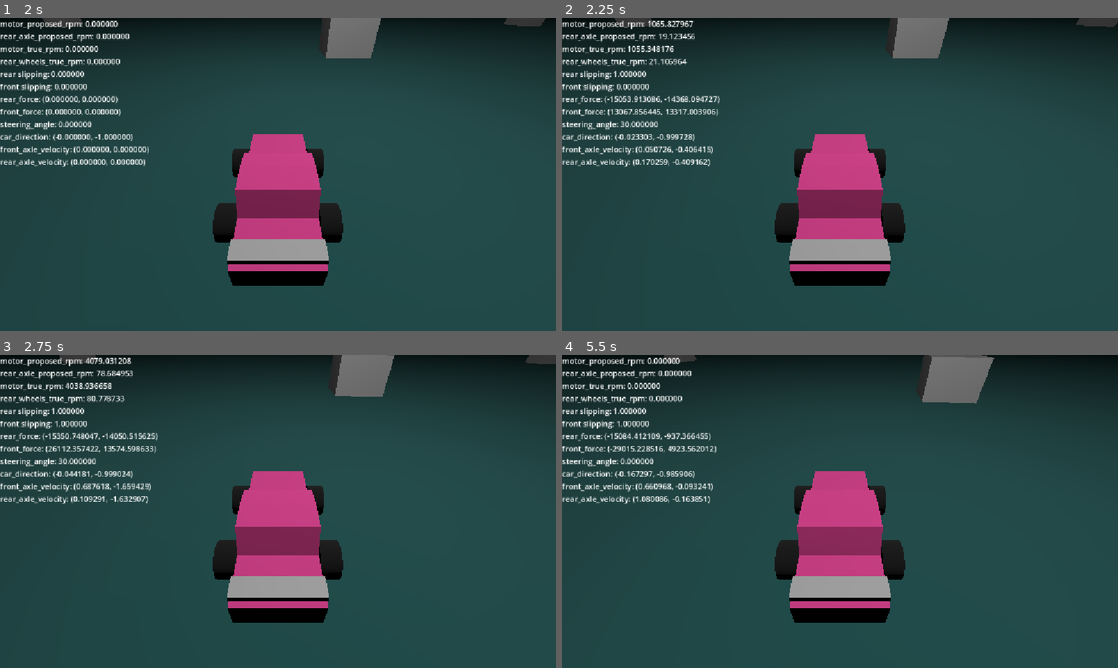
Above: before the commit, frames 1-4 (two rows, left to right).
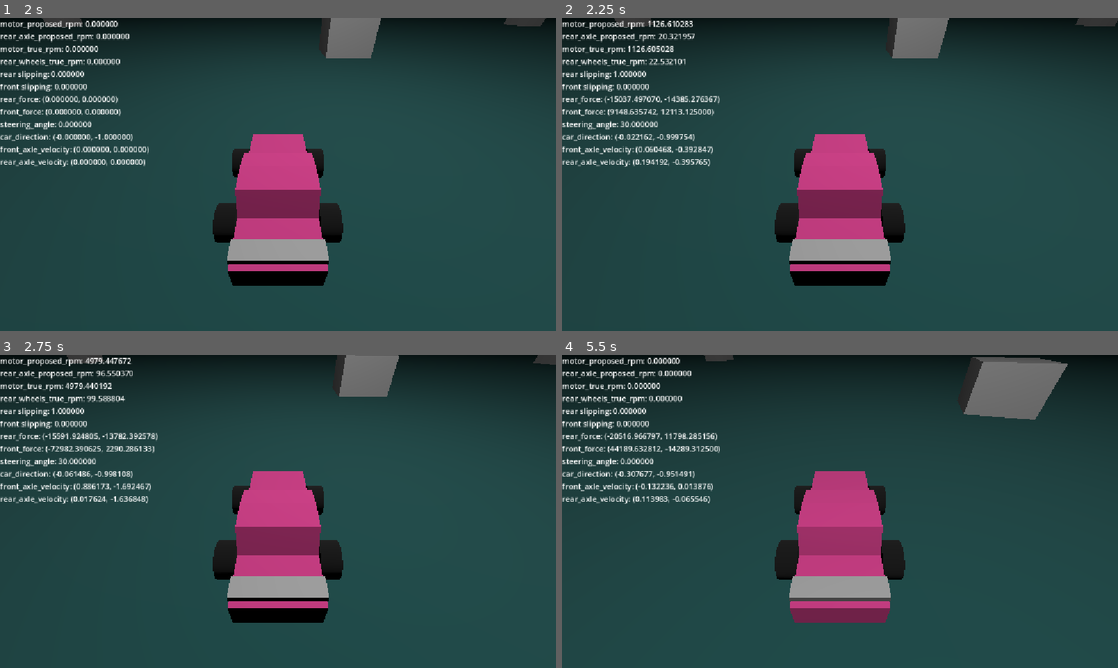
Above: after the commit, the same moments.

Repository: FlameFreezer/170.3
Game: Godot game, scene res://scenes/drive_test_chamber.tscn
Same seed, same stepped clock (60 frames per second), same inputs: the game is played once before the commit and once after it. This scene is started directly instead of the project's main scene.
Inputs:
- Up to frame 1 (2 s): hold D (steer right) 0.53-1.28 s; hold Shift (clutch) 0.53-1.28 s; tap Enter at 1.25 s; hold Q (downshift) from 1.28 s (still down); tap Shift (clutch) at 1.35 s
- Up to frame 2 (2.25 s): tap Space (handbrake) at 2 s; release Q (downshift) at 2.03 s; hold D (steer right) from 2.03 s (still down); hold W (throttle) from 2.03 s (still down)
- Up to frame 3 (2.75 s): keep holding D (steer right); keep holding W (throttle); tap Shift (clutch) at 2.3 s
- Up to frame 4 (5.5 s): release D (steer right) at 2.78 s; release W (throttle) at 2.78 s; hold E (upshift) 2.78-3.53 s; tap Shift (clutch) at 2.85, 4.55 s; hold Shift (clutch) 3.53-4.28 s; hold A (steer left) 3.53-5.03 s; tap W (throttle) at 4.35 s; hold Q (downshift) from 5.03 s (still down); hold Shift (clutch) from 5.03 s (still down)

Frame 1 is identical in both runs. In frame 2, 0.9% of the frame differs, in the area x 8-100%, y 0-47%; in frame 3, 1.3%; in frame 4, 6.0%, in the area x 8-91%, y 0-86%.

Commit message:
Tested _get_ideal_rpm and fixed algorithm accordingly

Diff:
--- a/Scripts/Car/transmission.gd
+++ b/Scripts/Car/transmission.gd
@@ -37,7 +37,7 @@
 	var motor_new_rpm : float = motor_proposed_rpm
 	var rear_axle_new_rpm : float = rear_axle_proposed_rpm
 	if _clutch_state != 1.0:
-		var ideal_rpm := _get_ideal_rpm(motor_proposed_rpm, rear_axle_proposed_rpm, motor, rear_axle)
+		var ideal_rpm := _get_ideal_rpm(motor_proposed_rpm, rear_axle_proposed_rpm, motor.flywheel_weight, rear_axle.wheel_diameter / 2.0, rear_axle.adjusted_wheel_mass)
 		## The percentage of force that the clutch is actually able to apply to the motor and rear axle
 		motor_new_rpm = lerpf(motor.true_rpm, ideal_rpm, 1.0 - _clutch_state)
 		rear_axle_new_rpm = lerpf(rear_axle.true_rpm, ideal_rpm * gear_ratios[current_gear_ratio_index], 1.0 - _clutch_state)
@@ -45,18 +45,15 @@
 	rear_axle.set_true_rpm(rear_axle_new_rpm)
 
 ## Checks the kinetic energy of the system to find out how fast the motor flywheel should be spinning at the end of this frame
-func _get_ideal_rpm(motor_proposed_rpm: float, rear_axle_proposed_rpm: float, motor: Motor, rear_axle: RearAxle) -> float:
-	## Amount of energy the motor would have next frame
-	var ke_motor_proposed := utils.kinetic_energy(motor_proposed_rpm, motor.flywheel_weight)
-	## Amount of energy the rear axle would have next frame
-	var ke_rear_axle_proposed := utils.kinetic_energy(rear_axle_proposed_rpm * rear_axle.wheel_diameter / 2.0, rear_axle.adjusted_wheel_mass) * 2
-	## Actual amount of energy the motor has this frame
-	var ke_motor := utils.kinetic_energy(motor.true_rpm, motor.flywheel_weight)
-	## Amount of energy the motor can add or subtract the system
-	var work_motor := ke_motor_proposed - ke_motor
-	## Amount of energy currently in the system
-	var ke_system := ke_motor + ke_rear_axle_proposed + work_motor
-	var weight_sum := motor.flywheel_weight + rear_axle.adjusted_wheel_mass * gear_ratios[current_gear_ratio_index]
-
+func _get_ideal_rpm(motor_proposed_rpm: float, rear_axle_proposed_rpm: float, motor_flywheel_weight: float, rear_axle_wheel_radius: float, rear_axle_wheel_mass: float) -> float:
+	## Amount of energy the motor can generate
+	var ke_motor_proposed := utils.kinetic_energy(motor_proposed_rpm, motor_flywheel_weight)
+	## Amount of energy the rear axle would have if unimpeded
+	var ke_rear_axle_proposed := utils.kinetic_energy(rear_axle_proposed_rpm * rear_axle_wheel_radius, rear_axle_wheel_mass) * 2.0
+	## Amount of energy the system has available
+	var ke_system := ke_rear_axle_proposed + ke_motor_proposed
+	## Weights of constituent parts adjusted for factors
+	var weight_sum := motor_flywheel_weight + rear_axle_wheel_mass * 2.0 * pow(gear_ratios[current_gear_ratio_index], 2) * pow(rear_axle_wheel_radius, 2)
+	## Solve conservation of energy for ideal rpm
 	var ideal_rpm := sqrt(2.0 * ke_system / weight_sum)
 	return ideal_rpm
--- a/Scripts/Debug/transmission_tester.gd
+++ b/Scripts/Debug/transmission_tester.gd
@@ -36,6 +36,12 @@
 		test_pass = test_update_clutch_state()
 	if test_pass:
 		msg = utils.get_test_passed_str(test_update_clutch_state)
+		print(msg)
+		_log_file.store_string(msg)
+	if test_pass:
+		test_pass = test_get_ideal_rpm()
+	if test_pass:
+		msg = utils.get_test_passed_str(test_get_ideal_rpm)
 		print(msg)
 		_log_file.store_string(msg)
 	return test_pass
@@ -121,3 +127,56 @@
 		_log_file.store_string(errmsg)
 		return false
 	return true
+
+func test_get_ideal_rpm() -> bool:
+	# Dummy case
+	var old_ratio: float = transmission.gear_ratios[transmission.current_gear_ratio_index]
+	transmission.gear_ratios[transmission.current_gear_ratio_index] = 1.0
+	var ideal_rpm: float = transmission._get_ideal_rpm(1.0, 1.0, 1.0, 1.0, 0.5)
+	_log_file.store_string("Get ideal RPM dummy case: motor_current_rpm == motor_proposed_rpm == rear_axle_rpm. Expected 1.0, got %f\n" % ideal_rpm)
+	if ideal_rpm != 1.0:
+		var errmsg: String = "FAILED: ideal RPM failed dummy case. Expected 1.0, got %f\n\n" % ideal_rpm
+		printerr(errmsg)
+		_log_file.store_string(errmsg)
+		return false
+	# Dummy case with gear ratio not 1
+	transmission.gear_ratios[transmission.current_gear_ratio_index] = old_ratio
+	ideal_rpm = transmission._get_ideal_rpm(1.0, 1.0, 1.0, 1.0, 0.5)
+	var expected_ideal_rpm: float = sqrt(2.0 / (1.0 + pow(transmission.gear_ratios[transmission.current_gear_ratio_index], 2)))
+	_log_file.store_string("Get ideal RPM dummy case with gear ratio %f. Expected %f, got %f.\n" % [transmission.gear_ratios[transmission.current_gear_ratio_index], expected_ideal_rpm, ideal_rpm])
+	if abs(expected_ideal_rpm - ideal_rpm) > 0.0002:
+		var errmsg: String = "FAILED: ideal RPM failed dummy case with adjusted gear ratio. Expected %f, got %f.\n\n" % [expected_ideal_rpm, ideal_rpm]
+		printerr(errmsg)
+		_log_file.store_string(errmsg)
+		return false
+	# A more realistic case
+	ideal_rpm = transmission._get_ideal_rpm(2000.0, 150.0, 4.0, 0.3, 1.0)
+	expected_ideal_rpm = 2000.2351069
+	_log_file.store_string("Get ideal RPM:\n\tProposed Motor RPM: %f\n\tProposed Rear Axle RPM: %f\n\tMotor Flywheel Weight: %f\n\tRear Wheel Radius: %f\n\tRear Wheel Weight: %f\n\tExpected: %f, got: %f\n" % [2000.0, 150.0, 4.0, 0.3, 1.0, expected_ideal_rpm, ideal_rpm])
+	if abs(expected_ideal_rpm - ideal_rpm) > 0.0002:
+		var errmsg: String = "FAILED: ideal RPM failed realistic case. Expected %f, got %f.\n\n" % [expected_ideal_rpm, ideal_rpm]
+		printerr(errmsg)
+		_log_file.store_string(errmsg)
+		return false
+	# Higher gear-ratio
+	transmission.update_gear(3)
+	ideal_rpm = transmission._get_ideal_rpm(2000.0, 150.0, 4.0, 0.3, 1.0)
+	expected_ideal_rpm = 1999.1019576
+	_log_file.store_string("Get ideal RPM:\n\tProposed Motor RPM: %f\n\tProposed Rear Axle RPM: %f\n\tMotor Flywheel Weight: %f\n\tRear Wheel Radius: %f\n\tRear Wheel Weight: %f\n\tExpected: %f, got: %f\n" % [2000.0, 150.0, 4.0, 0.3, 1.0, expected_ideal_rpm, ideal_rpm])
+	if abs(expected_ideal_rpm - ideal_rpm) > 0.0002:
+		var errmsg: String = "FAILED: ideal RPM failed realistic case with higher gear ratio. Expected %f, got %f.\n\n" % [expected_ideal_rpm, ideal_rpm]
+		printerr(errmsg)
+		_log_file.store_string(errmsg)
+		return false
+	# Money shift - expect engine RPM to shoot up
+	transmission.update_gear(2)
+	ideal_rpm = transmission._get_ideal_rpm(4000.0, 5000.0, 4.0, 3.0, 1.0)
+	expected_ideal_rpm = 7776.2837033
+	_log_file.store_string("Get ideal RPM:\n\tProposed Motor RPM: %f\n\tProposed Rear Axle RPM: %f\n\tMotor Flywheel Weight: %f\n\tRear Wheel Radius: %f\n\tRear Wheel Weight: %f\n\tExpected: %f, got: %f\n" % [2000.0, 150.0, 4.0, 0.3, 1.0, expected_ideal_rpm, ideal_rpm])
+	if abs(expected_ideal_rpm - ideal_rpm) > 0.0002:
+		var errmsg: String = "FAILED: ideal RPM failed realistic case with higher gear ratio. Expected %f, got %f.\n\n" % [expected_ideal_rpm, ideal_rpm]
+		printerr(errmsg)
+		_log_file.store_string(errmsg)
+		return false
+	transmission.current_gear_ratio_index = 0
+	return true
Not shown, changed: Logs/test_log.txt
